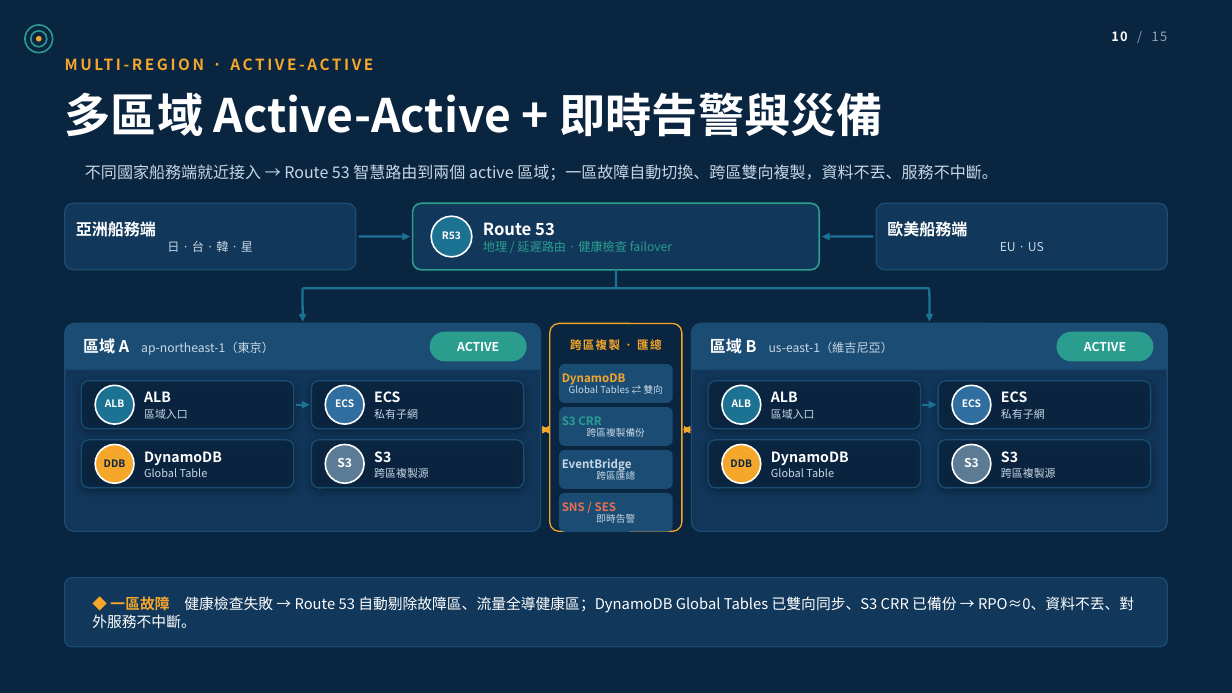
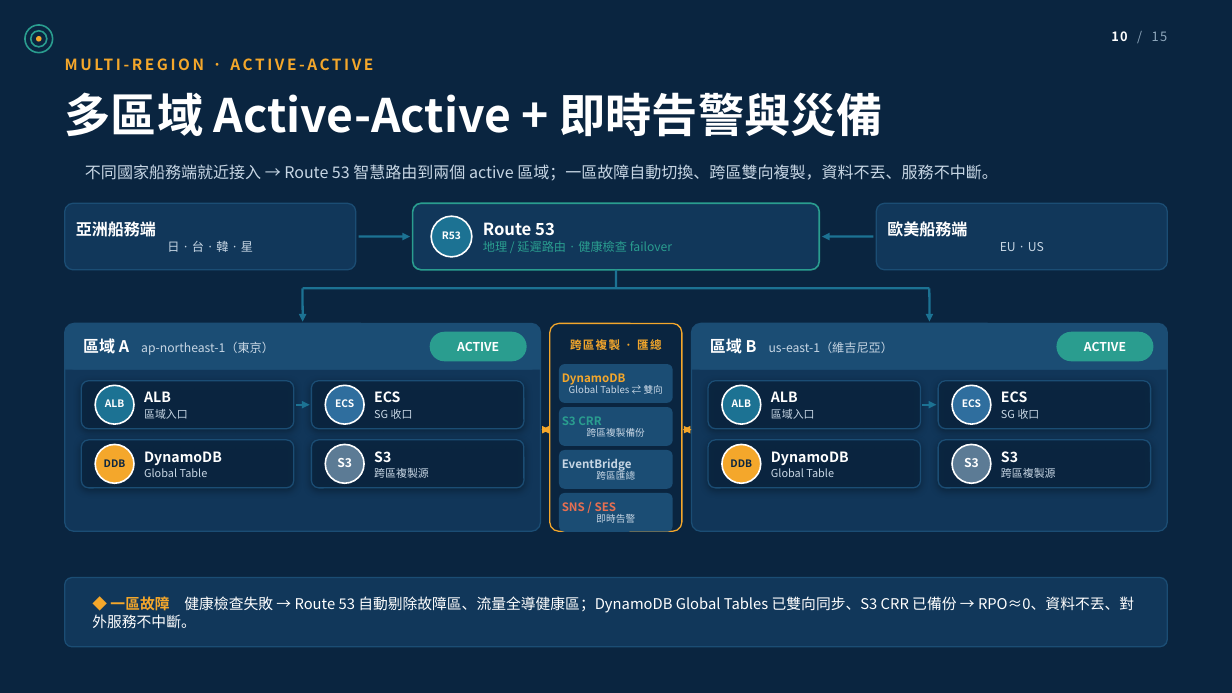
Before and after one commit to wsx5031060310guy/fleetmind-yang-ming-hackathon, a slide deck: slide 10 of apps/api/src/main/resources/static/deck/fleetmind-aws-architecture.pptx. Drawn at 1232x693 pixels with LibreOffice and Linux fonts; fonts in the diff are those of the drawing; background and template pictures are left out. Boxes give left, top, right and bottom in pixels: in the first picture for what was removed or moved away, otherwise in the second. Text is boxed around its words. In the diff, an @@ line names an element or a change of style, - is before the commit and + after.

```diff
--- a/apps/api/src/main/resources/static/deck/fleetmind-aws-architecture.pptx
+++ b/apps/api/src/main/resources/static/deck/fleetmind-aws-architecture.pptx
@@ text at (374,409,413,419): text changed @@
-私有子網
+SG 收口
@@ text at (1001,409,1040,419): text changed @@
-私有子網
+SG 收口
```
Also in this commit, not shown: 1 slide added, 1 slide removed, 5 other files.
